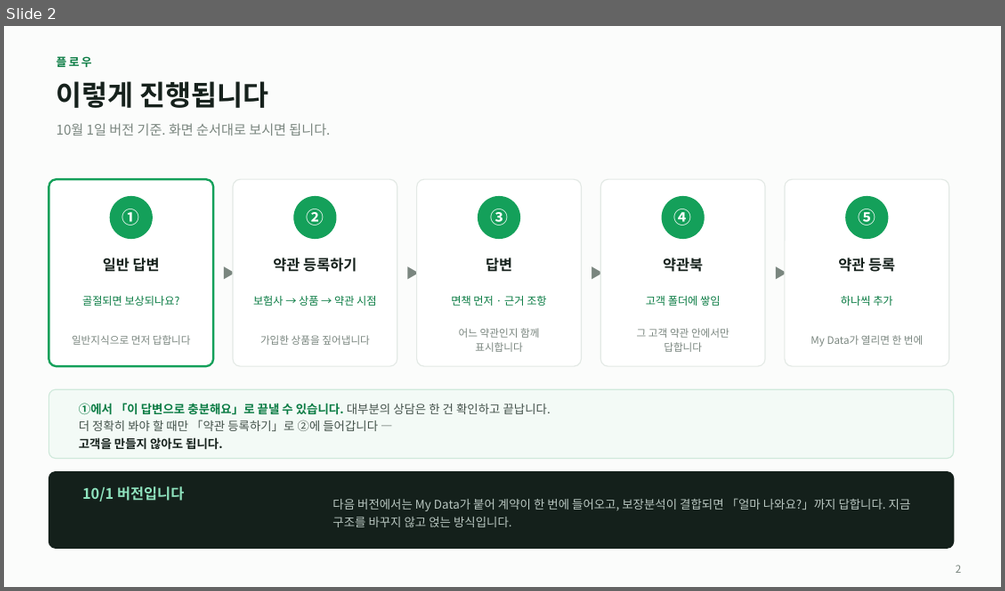
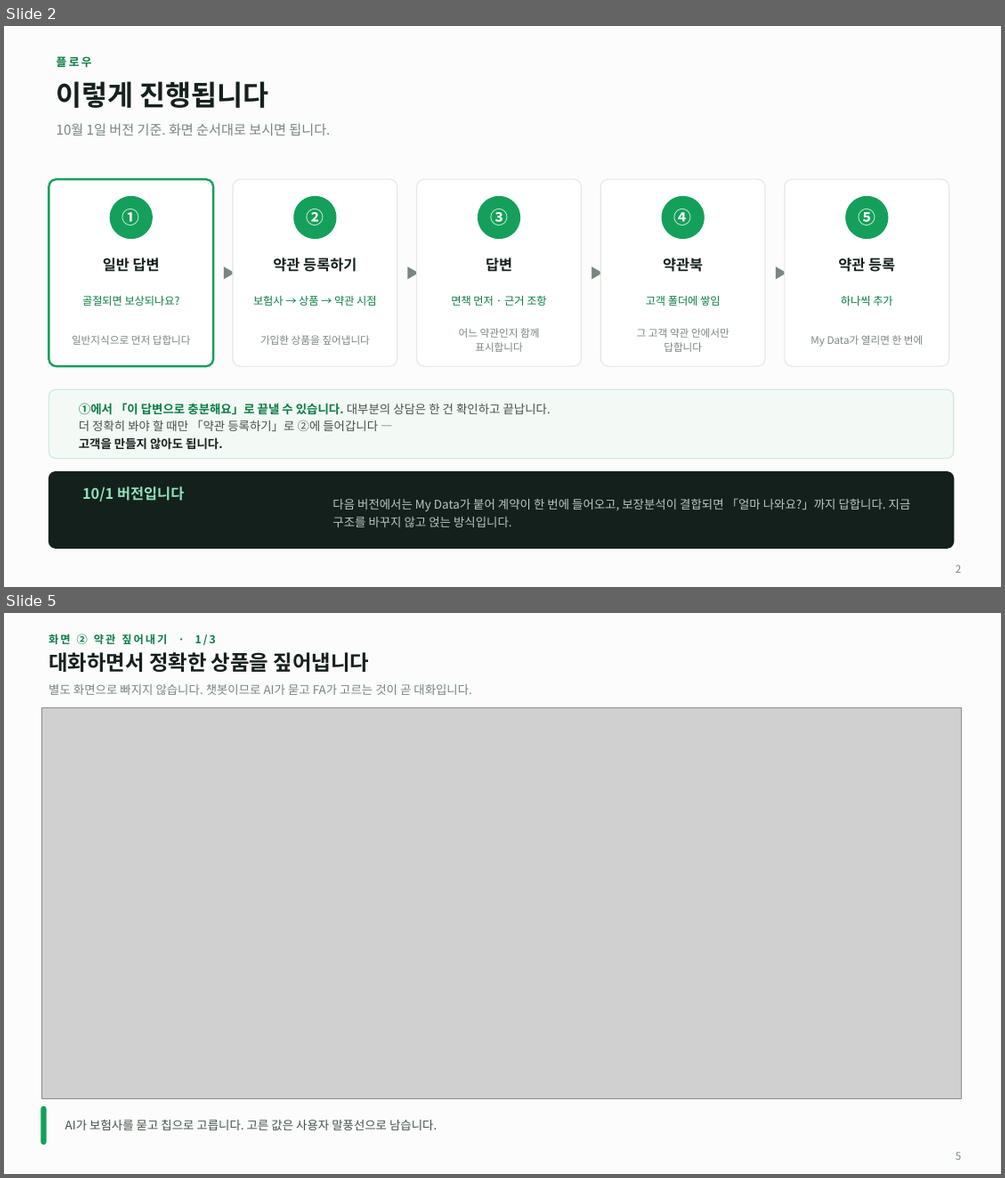
Before and after one commit to acathy870928-hash/chacha6377, a slide deck: docs/Insurance_AI_상담설계.pptx. Shown one above the other, each under a label of ours: slide 2 before the commit, slides 2 and 5 after it; the slides between them are not shown. The pictures are 1005x591 and 1005x1178 pixels, drawn with LibreOffice and Linux fonts; fonts in the diff are those of the drawing; grey boxes stand for pictures. Boxes give left, top, right and bottom in pixels: in the first picture for what was removed or moved away, otherwise in the second. Text is boxed around its words. In the diff, an @@ line names an element or a change of style, - is before the commit and + after.

```diff
--- a/docs/Insurance_AI_상담설계.pptx
+++ b/docs/Insurance_AI_상담설계.pptx
@@ slide 5 added at [4,613,1001,1174], background #FBFCFB @@
@@ text added at [48,633,216,646], 10.5 pt, text #0B7C44, bold @@
+화면 ② 약관 짚어내기 · 1/3
@@ text added at [48,652,369,672], 20 pt, text #16211C, bold @@
+대화하면서 정확한 상품을 짚어냅니다
@@ text added at [48,684,472,695], 11.5 pt, text #7A867F @@
+별도 화면으로 빠지지 않습니다. 챗봇이므로 AI가 묻고 FA가 고르는 것이 곧 대화입니다.
@@ picture added at [41,707,961,1098] @@
@@ rounded rectangle added at [41,1107,46,1144], fill #14A05A, outline #14A05A 1 pt @@
@@ text added at [65,1119,437,1130], 11.5 pt, text #44524B @@
+AI가 보험사를 묻고 칩으로 고릅니다. 고른 값은 사용자 말풍선으로 남습니다.
@@ text added at [955,1151,961,1159], 10 pt, text #7A867F @@
+5
```
Also in this commit, not shown: 4 slides changed, 7 other slides added, 1 slide removed, 8 other files.
